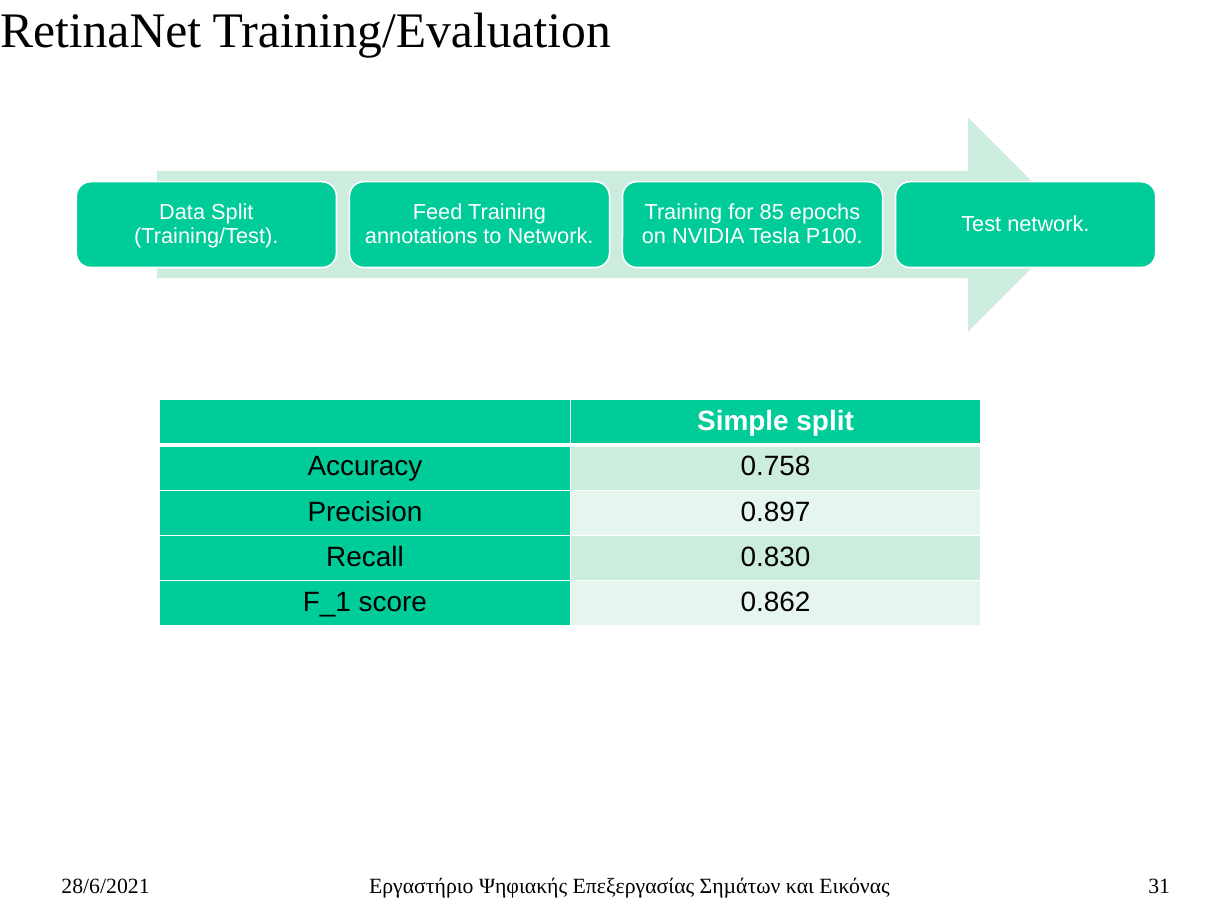
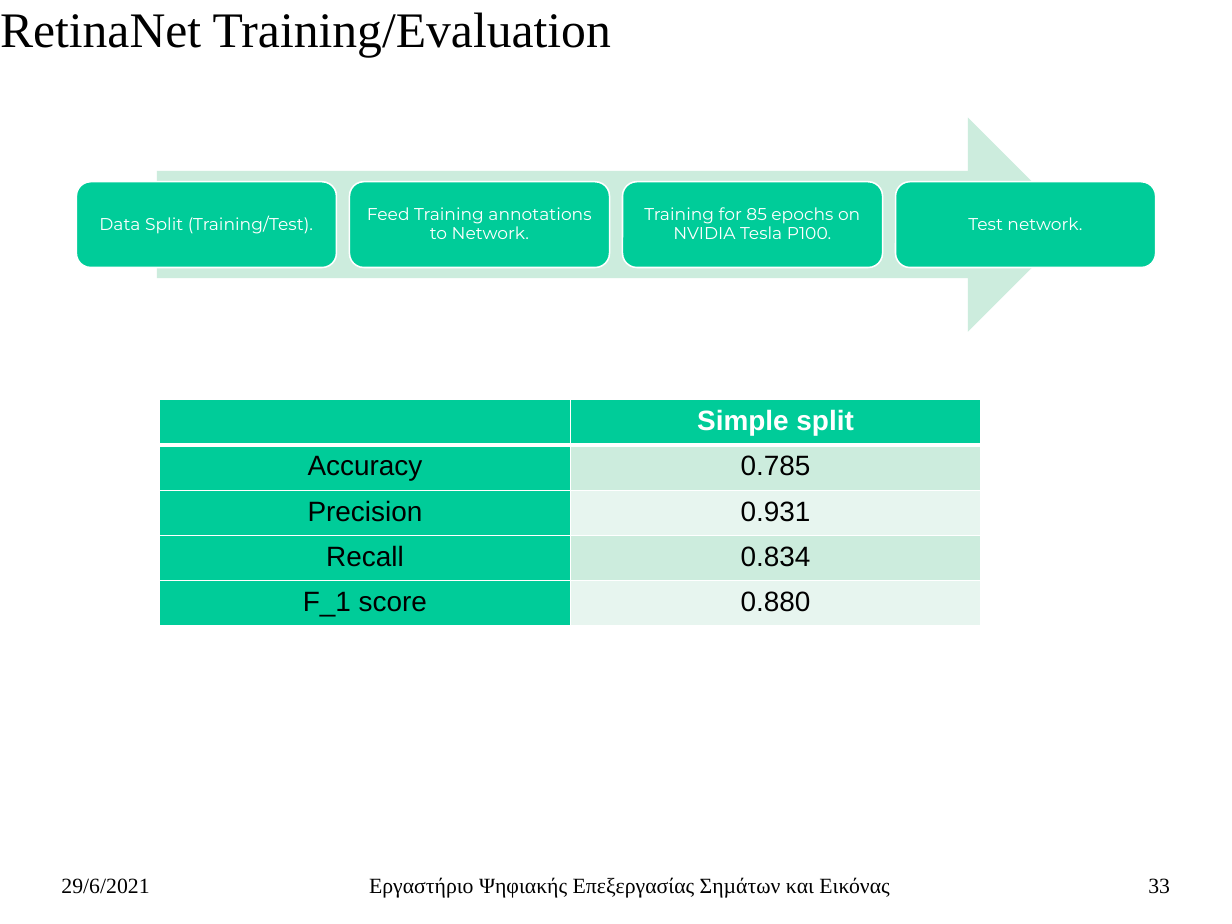
Before and after one commit to ChristosTrimas/ai-detection-systems, a slide deck: slide 33 of thesis/thesis_so_far_presentation_v_0_3.pptx (slide 31 before the commit). Drawn at 1232x924 pixels with LibreOffice and Linux fonts; fonts in the diff are those of the drawing. Boxes give left, top, right and bottom in pixels: in the first picture for what was removed or moved away, otherwise in the second. Text is boxed around its words. In the diff, an @@ line names an element or a change of style, - is before the commit and + after.

```diff
--- a/thesis/thesis_so_far_presentation_v_0_3.pptx
+++ b/thesis/thesis_so_far_presentation_v_0_3.pptx
@@ size 14 to 11 pt, font Arial to Montserrat; less space between paragraphs in 4 elements at <box>99,215,313,234</box>, <box>367,207,591,239</box>, <box>644,207,860,239</box>, <box>968,217,1082,230</box> @@
@@ table at <box>160,399,980,626</box> @@
-row 2, column 2: 0.758
+row 2, column 2: 0.785
-row 3, column 2: 0.897
+row 3, column 2: 0.931
-row 4, column 2: 0.830
+row 4, column 2: 0.834
-row 5, column 2: 0.862
+row 5, column 2: 0.880
@@ text at <box>61,878,149,894</box>: text changed @@
-28/6/2021
+29/6/2021
@@ page number at <box>1148,878,1170,894</box>: text changed @@
-31
+33
```
Also in this commit, not shown: 32 other slides changed, 2 slides added.
